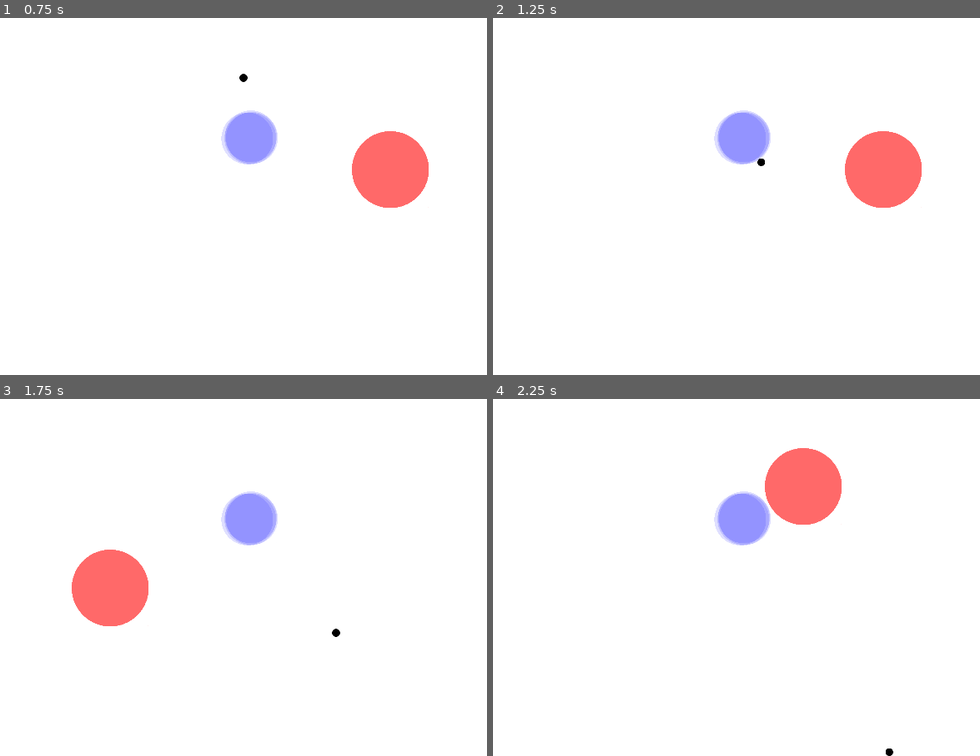
Above: before the commit, frames 1-4 (two rows, left to right).
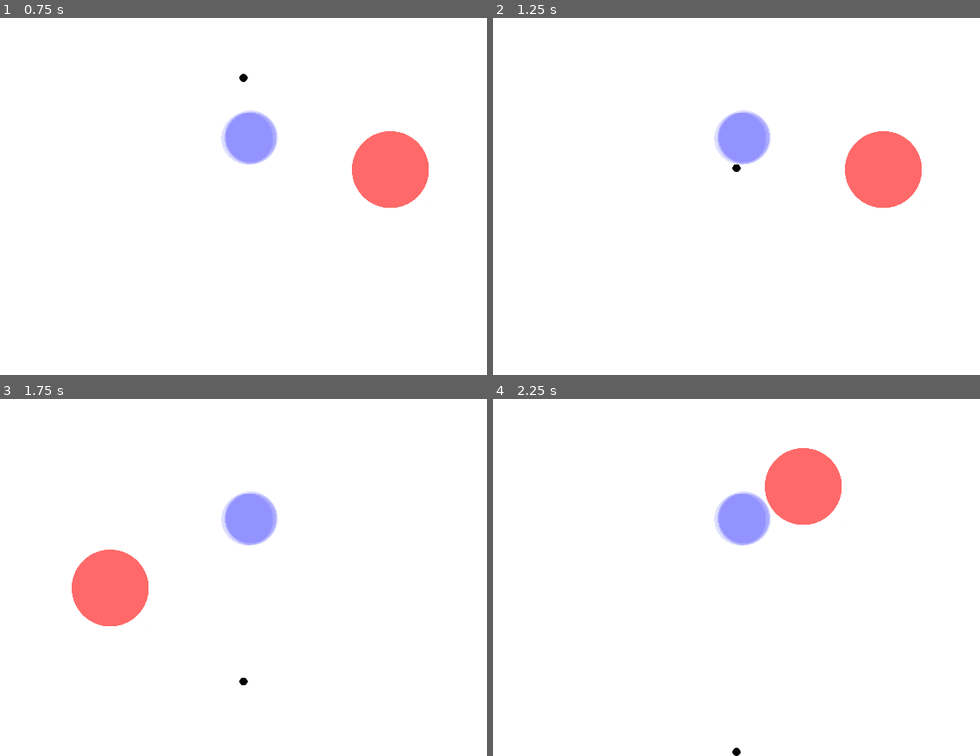
Above: after the commit, the same moments.

Repository: adsuttman/GBGJ1
Game: Godot game, scene res://game.tscn
Same seed, same stepped clock (60 frames per second), same inputs: the game is played once before the commit and once after it.
Inputs (mouse positions are in pixels of both pictures, inside the frame that each line leads up to):
- Up to frame 1 (0.75 s): tap Enter at 0.5 s; move the mouse to (389, 167) at 0.52 s; click (389, 167) at 0.67 s
- Up to frame 2 (1.25 s): no input
- Up to frame 3 (1.75 s): tap Space at 1.25 s; move the mouse to (112, 588) at 1.27 s; click (112, 588) at 1.42 s
- Up to frame 4 (2.25 s): tap Enter at 2 s; move the mouse to (804, 484) at 2.02 s; click (804, 484) at 2.17 s

Frame 1 is identical in both runs. In frame 2, less than 0.1% of the frame differs, in the area x 49-56%, y 39-44%; in frame 3, less than 0.1%, in the area x 49-70%, y 64-81%; in frame 4, less than 0.1%.

Commit message:
added effect areas

Diff:
--- a/effect_area.tscn
+++ b/effect_area.tscn
@@ -8,7 +8,6 @@
 [node name="EffectArea" type="Area2D"]
 modulate = Color(0, 0, 1, 0.12549)
 priority = 1.0
-gravity_space_override = 1
 gravity_point = true
 gravity_point_unit_distance = 50.0
 gravity = 50.0
